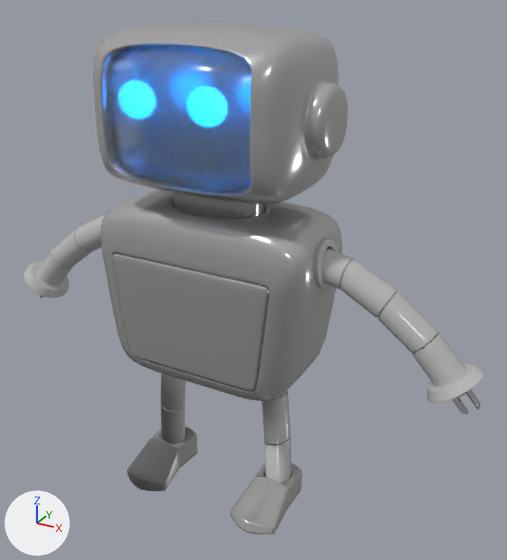
Two versions of the FBX model Assets/AnimRob.fbx, one commit apart.
Camera for both pictures: a 50 mm camera at (0.0989, -0.1597, 0.1527) aimed at (0.0089, 0.004, 0.0708). Arrows for +X, +Y and +Z are at lower left; the lights stay in place. Where no turn or scale is listed for an object, it has been applied to the vertices.

Objects in the first picture: 'Bras_gauche', 'Bras_gauche1', 'Jambe_droite', 'Jambe_droite1', 'Pied_Droit', 'Pied_gauche', 'Tete1', 'corps', 'screen2'.
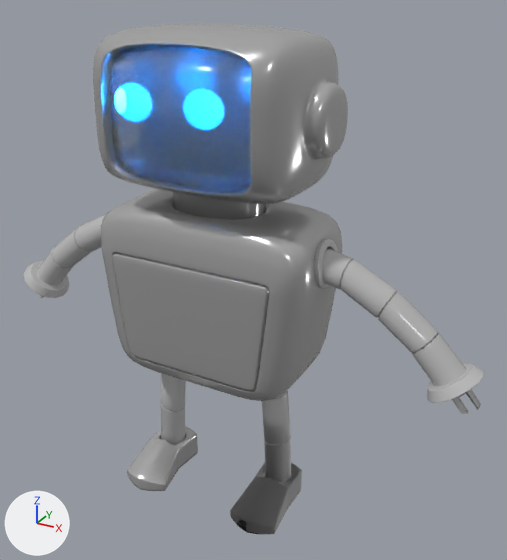
ob_eyes is not drawn itself; it is the parent of ob_oeil_gauche, ob_oeil_droit.

What the commit changed:
me_mesh_007 has 608 vertices, 592 faces and spans x 0.0129..0.0241, y -0.0041..0.0042, z 0.007..0.0485.
me_mesh_007 is used by ob_jambe_droite1; location (0.0, 0.0, 0.0).
me_mesh_007 part 1: its shading normals changed.
me_mesh_013 has 3362 vertices, 3360 faces and spans x -0.0346..0.0343, y -0.0204..0.0217, z 0.0891..0.1404.
me_mesh_013 is used by ob_tete1; location (0.0, 0.0, 0.0).
me_mesh_013 part 5: its shading normals changed.
me_mesh_004 has 608 vertices, 592 faces and spans x -0.024..-0.0129, y -0.0041..0.0042, z 0.007..0.0485.
me_mesh_004 is used by ob_jambe_droite; location (0.0, 0.0, 0.0).
me_mesh_004 part 3: its shading normals changed.
me_mesh_008 has 378 vertices, 376 faces and spans x 0.0121..0.0271, y -0.0199..0.0069, z 0.0005..0.0106.
me_mesh_008 is used by ob_pied_gauche; location (0.0, 0.0, 0.0).
me_mesh_008 part 2: its shading normals changed.
me_mesh_005 has 378 vertices, 376 faces and spans x -0.0271..-0.0121, y -0.0199..0.0069, z 0.0005..0.0106.
me_mesh_005 is used by ob_pied_droit; location (0.0, 0.0, 0.0).
me_mesh_005 part 4: its shading normals changed.
Object 'eyes' (ob_eyes) moves from (-0.1, 6.519, 1.917) to (-0.1, 6.48, 2.066).
Object 'eyes' (ob_eyes) turns from (0.1, 0, 0) to (1, 0, 0) degrees about x, y and z.

Where the change shows, as pixel boxes [x1, y1, x2, y2] in the pictures (507 x 560 px):
'Tete1', shading changed: [97, 41, 332, 214] in both
'Pied_gauche', shading changed: [230, 463, 302, 534] in both
'Pied_Droit', shading changed: [127, 426, 197, 491] in both
'Jambe_droite1', shading changed: [262, 390, 291, 483] in both
'Jambe_droite', shading changed: [161, 373, 186, 444] in both
'oeil_droit', moved, turned (not visible before): after [115, 88, 126, 113]
